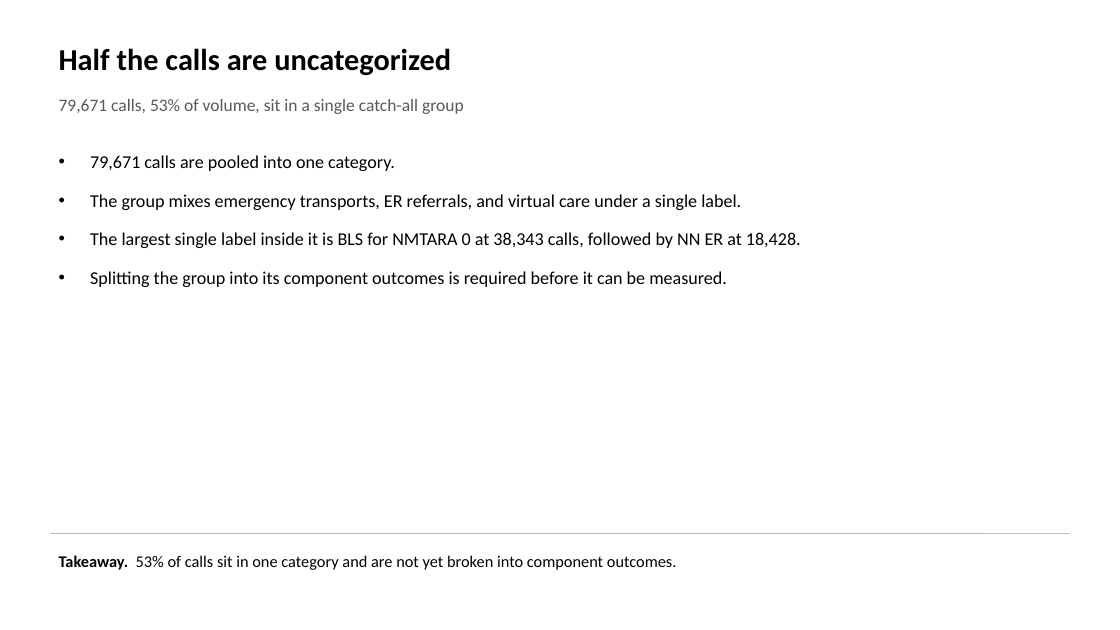
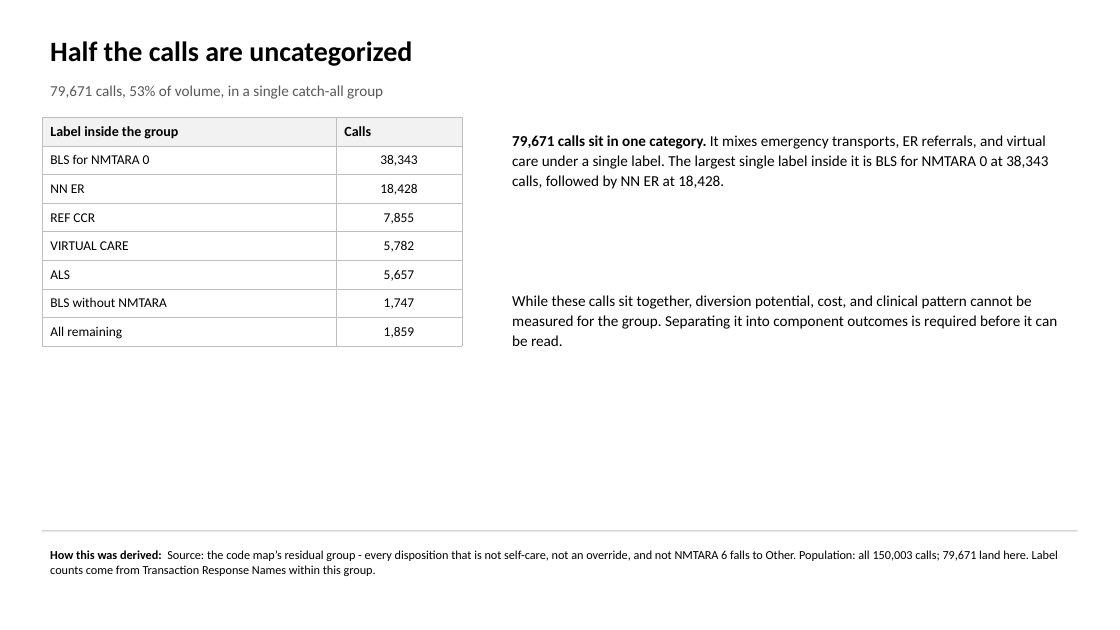
Before and after one commit to jwsmitherman/llm_projects, a slide deck: slide 9 of nurse_nav_qa_story.pptx (slide 6 before the commit). Drawn at 1120x630 pixels with LibreOffice and Linux fonts; fonts in the diff are those of the drawing. Boxes give left, top, right and bottom in pixels: in the first picture for what was removed or moved away, otherwise in the second. Text is boxed around its words. In the diff, an @@ line names an element or a change of style, - is before the commit and + after.

```diff
--- a/nurse_nav_qa_story.pptx
+++ b/nurse_nav_qa_story.pptx
@@ text "Half the calls are uncategorized": place and size @@
-text "Half the calls are uncategorized" at <box>59,48,451,75</box>
+text "Half the calls are uncategorized" at <box>50,41,412,66</box>
@@ text "Half the calls are uncategorized" at <box>50,41,412,66</box>: size 26 to 24 pt @@
@@ text at <box>50,85,383,99</box>: text changed; size 15 to 13 pt @@
-79,671 calls, 53% of volume, sit in a single catch-all group
+79,671 calls, 53% of volume, in a single catch-all group
@@ table added at <box>42,118,462,343</box>, 8 rows, 2 columns @@
+Label inside the group | Calls
+BLS for NMTARA 0 | 38,343
+NN ER | 18,428
+REF CCR | 7,855
+VIRTUAL CARE | 5,782
+ALS | 5,657
+BLS without NMTARA | 1,747
+All remaining | 1,859
@@ text at <box>512,135,1048,189</box>: text changed; size 15.5 to 13 pt @@
-• 79,671 calls are pooled into one category.
-• The group mixes emergency transports, ER referrals, and virtual care under a single label.
-• The largest single label inside it is BLS for NMTARA 0 at 38,343 calls, followed by NN ER at 18,428.
-• Splitting the group into its component outcomes is required before it can be measured.
+79,671 calls sit in one category. It mixes emergency transports, ER referrals, and virtual care under a single label. The largest single label inside it is BLS for NMTARA 0 at 38,343 calls, followed by NN ER at 18,428.
@@ text added at <box>512,295,1058,346</box>, 13 pt, text #000000 @@
+While these calls sit together, diversion potential, cost, and clinical pattern cannot be measured for the group. Separating it into component outcomes is required before it can be read.
@@ line moved from (50, 534) - (1070, 534) to (42, 531) - (1078, 531) @@
@@ text added at <box>50,550,1058,576</box>, 10.5 pt, text #000000 @@
+How this was derived: Source: the code map’s residual group - every disposition that is not self-care, not an override, and not NMTARA 6 falls to Other. Population: all 150,003 calls; 79,671 land here. Label counts come from Transaction Response Names within this group.
@@ text removed at <box>59,555,677,570</box> @@
-Takeaway. 53% of calls sit in one category and are not yet broken into component outcomes.
```
Also in this commit, not shown: 2 other slides changed, 8 slides added, 5 slides removed.
